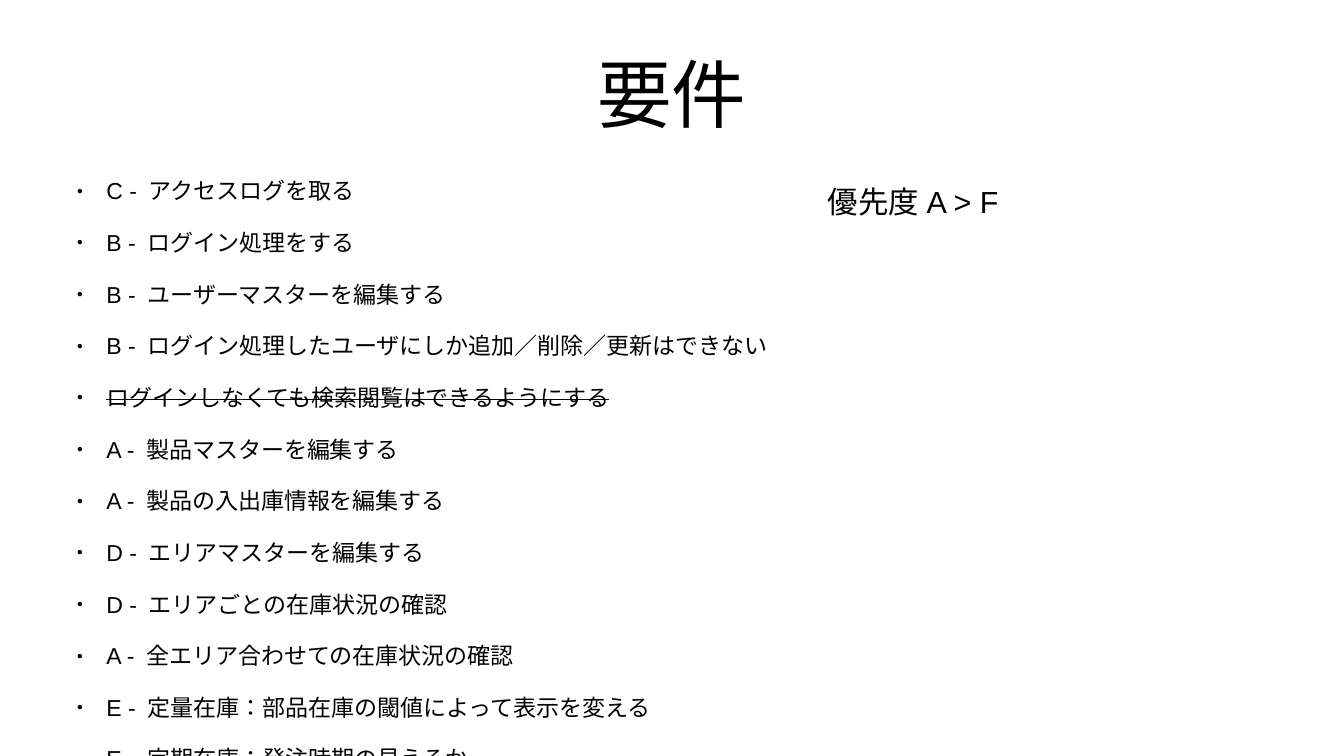
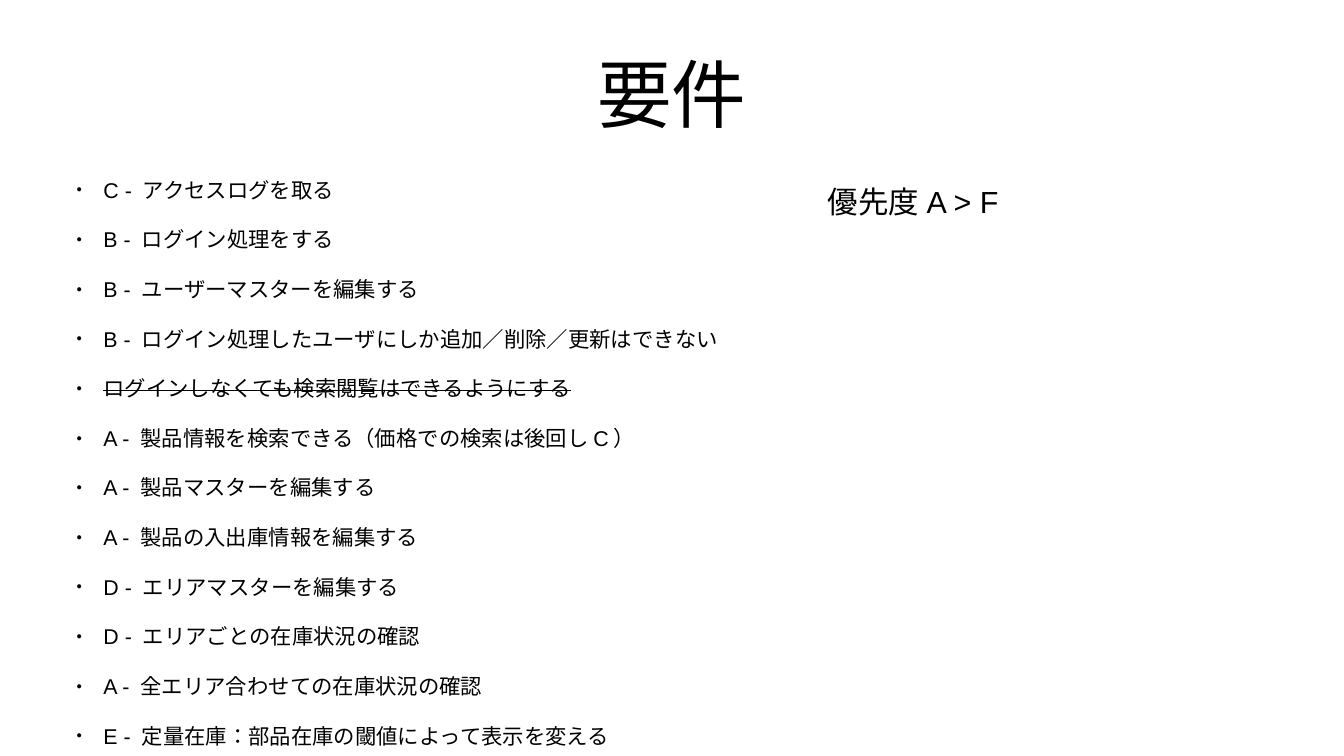
Before and after one commit to roja1988/88_WorkProduct, a slide deck: slide 3 of document/01_要件定義_基本設計/要件定義_基本設計.pptx. Drawn at 1344x756 pixels with LibreOffice and Linux fonts; fonts in the diff are those of the drawing. Boxes give left, top, right and bottom in pixels: in the first picture for what was removed or moved away, otherwise in the second. Text is boxed around its words. In the diff, an @@ line names an element or a change of style, - is before the commit and + after.

```diff
--- a/document/01_要件定義_基本設計/要件定義_基本設計.pptx
+++ b/document/01_要件定義_基本設計/要件定義_基本設計.pptx
@@ text at (103,180,718,746): size 13.6 to 12.6 pt in "C - アクセスログを取る", "B - ログイン処理をする", "B - ユーザーマスターを編集する", "B - ログイン処理したユーザにしか追加／削除／更新はできない" and 9 more places; indent changed @@
@@ text at (103,428,608,448): paragraph added @@
+● A - 製品情報を検索できる（価格での検索は後回しC）
```
Also in this commit, not shown: 1 other slide changed, 5 other files.
